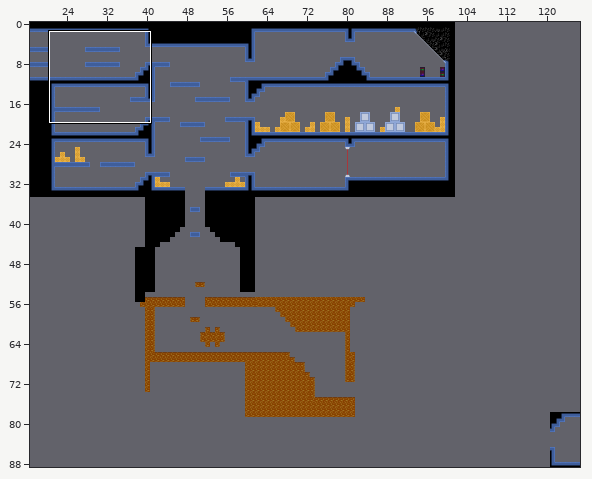
Tiled map, stored at Arena/ArenaContent/Maps/Ship.tmx. The picture above shows the old version from afar; the outline marks the close-up.
Close-up. First the earlier version:
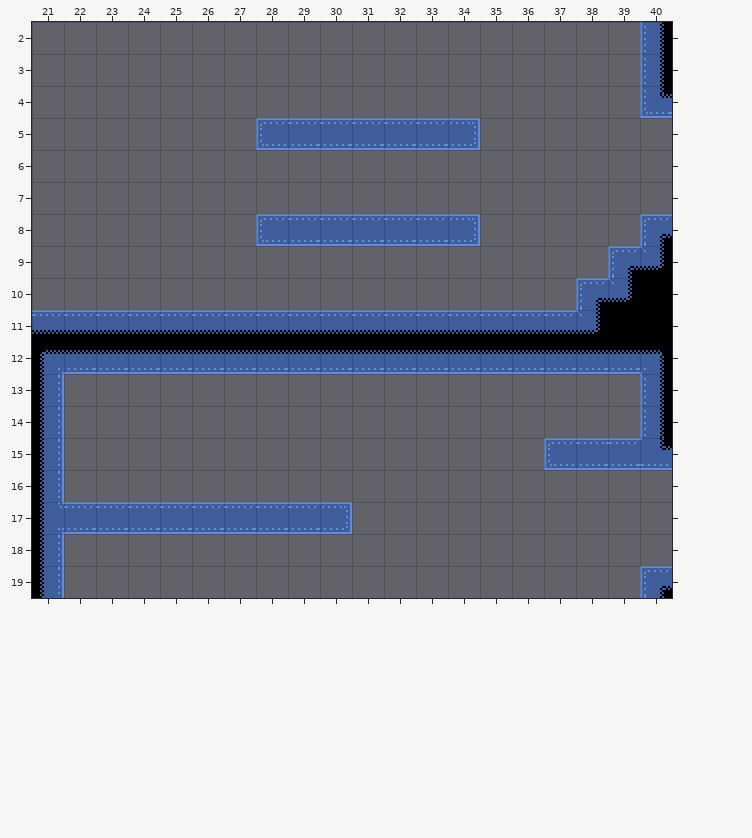
Cells are 64x64 px. Shown: x 21..40, y 2..19. The commit also changed other parts of the map, which this record leaves out.
The result:
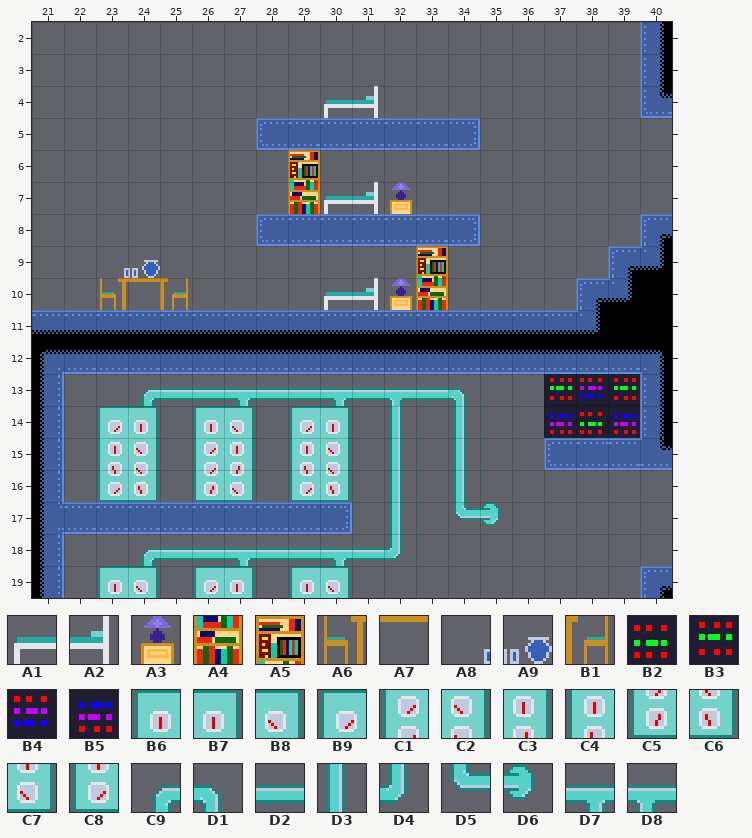
Key: from "ship_padded": A1 10, A2 11, A3 12, A4 13, A5 14, A6 16, A7 17, A8 18, A9 19, B1 20, B2 35, B3 35 turned 180, B4 36, B5 36 turned 180, B6 65, B7 65 flipped left-right, B8 66, B9 66 flipped left-right, C1 67, C2 67 flipped left-right, C3 68, C4 68 flipped left-right, C5 69, C6 69 flipped left-right, C7 70, C8 70 flipped left-right, C9 71, D1 71 turned 90, D2 72, D3 72 turned 90, D4 73, D5 73 turned 90, D6 74 turned 90, D7 75, D8 75 flipped left-right.
__ is an empty cell.
Tiles of an added or newly shown layer are drawn over the layers below it.
From old to new:
Layer "Background" (now shown):
The author put tile A1 in row 4 at x 30; in row 7 at x 30; in row 10 at x 30.
The author put tile A2 in row 4 at x 31; in row 7 at x 31; in row 10 at x 31.
The author put tile A3 in row 7 at x 32; in row 10 at x 32.
The author put tile A4 in row 7 at x 29; in row 10 at x 33.
The author put tile A5 in row 6 at x 29; in row 9 at x 33.
The author put tile A6 in row 10 at x 23.
The author put tile A7 in row 10 at x 24.
The author put tile A8 in row 9 at x 23.
The author put tile A9 in row 9 at x 24.
The author put tile B1 in row 10 at x 25.
The author put tile B2 in row 14 at x 38.
The author put tile B3 in row 13 at x 37 and 39.
The author put tile B4 in row 13 at x 38.
The author put tile B5 in row 14 at x 37 and 39.
The author put tile B6 in row 14 at x 26; in row 19 at x 23 and 29.
The author put tile B7 in row 14 at x 24 and 30; in row 19 at x 27.
The author put tile B8 in row 14 at x 27; in row 19 at x 24 and 30.
The author put tile B9 in row 14 at x 23 and 29; in row 19 at x 26.
The author put tile C1 in row 15 at x 26.
The author put tile C2 in row 15 at x 24 and 30.
The author put tile C3 in row 15 at x 27.
The author put tile C4 in row 15 at x 23 and 29.
The author put tile C5 in row 16 at x 26.
The author put tile C6 in row 16 at x 24 and 30.
The author put tile C7 in row 16 at x 27.
The author put tile C8 in row 16 at x 23 and 29.
The author put tile C9 in row 13 at x 24; in row 18 at x 24.
The author put tile D1 in row 13 at x 34.
The author put tile D2 in row 13 at x 25 to 26, 28 to 29, 31 and 33; in row 18 at x 25 to 26, 28 to 29 and 31.
The author put tile D3 in rows 14 to 16 at x 32 and 34; in row 17 at x 32.
The author put tile D4 in row 18 at x 32.
The author put tile D5 in row 17 at x 34.
The author put tile D6 in row 17 at x 35.
The author put tile D7 in row 13 at x 27 and 30; in row 18 at x 27 and 30.
The author put tile D8 in row 13 at x 32.
Boxes around the changes in both close-ups, in picture pixels (x1, y1, x2, y2):
added: (324, 86, 378, 118)
added: (288, 150, 412, 214)
added: (100, 260, 188, 310)
added: (324, 246, 448, 310)
added: (98, 388, 500, 598)
added: (544, 374, 640, 438)
